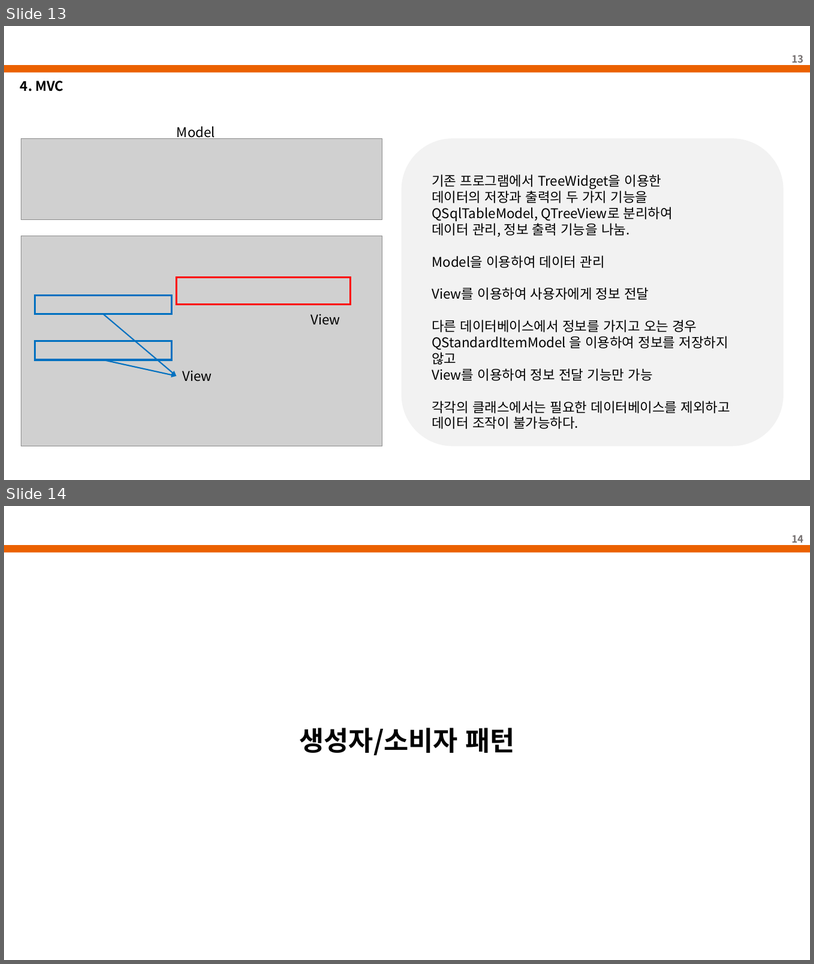
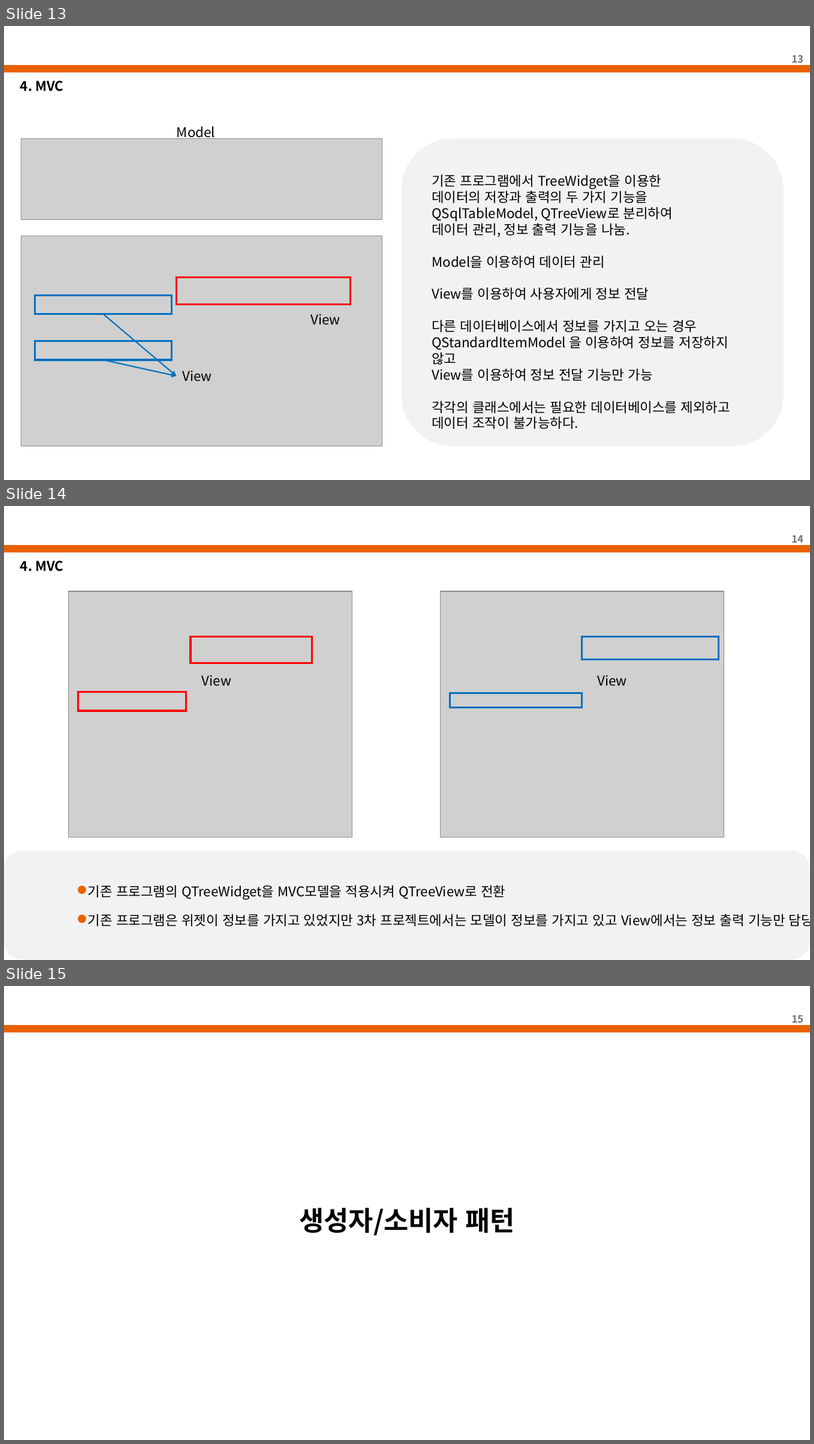
Before and after one commit to lee-jonggu/Oracle-DB, a slide deck: 3차 미니 프로젝트_이종구.pptx. Shown one above the other, each under a label of ours: slides 13 and 14 before the commit, slides 13, 14 and 15 after it. The pictures are 814x964 and 814x1444 pixels, drawn with LibreOffice and Linux fonts; fonts in the diff are those of the drawing; grey boxes stand for pictures; background and template pictures are left out. Boxes give left, top, right and bottom in pixels: in the first picture for what was removed or moved away, otherwise in the second. Text is boxed around its words. In the diff, an @@ line names an element or a change of style, - is before the commit and + after.

```diff
--- a/3차 미니 프로젝트_이종구.pptx
+++ b/3차 미니 프로젝트_이종구.pptx
@@ slide 14 added at (x1=4, y1=506, x2=810, y2=960), background #FFFFFF; not listed: 1 template element that a slide beside it also shows @@
@@ page number added at (x1=792, y1=535, x2=804, y2=546), 12 pt, text #767171, bold @@
+14
@@ text added at (x1=20, y1=561, x2=63, y2=571), 16 pt, text #000000, bold @@
+4. MVC
@@ picture added at (x1=69, y1=591, x2=353, y2=837) @@
@@ picture added at (x1=440, y1=591, x2=724, y2=837) @@
@@ rectangle added at (x1=191, y1=637, x2=312, y2=663), outline #FF0000 2.25 pt @@
@@ rectangle added at (x1=582, y1=637, x2=719, y2=660), outline #0070C0 2.25 pt @@
@@ text added at (x1=202, y1=675, x2=231, y2=686), 16 pt, text #000000 @@
+View
@@ text added at (x1=597, y1=675, x2=627, y2=686), 16 pt, text #000000 @@
+View
@@ rectangle added at (x1=78, y1=692, x2=186, y2=711), outline #FF0000 2.25 pt @@
@@ rectangle added at (x1=450, y1=693, x2=582, y2=708), outline #0070C0 2.25 pt @@
@@ rounded rectangle added at (x1=4, y1=850, x2=810, y2=959), fill #F2F2F2 @@
@@ ellipse added at (x1=78, y1=886, x2=86, y2=893), fill #EB6100, outline #EB6100 1 pt @@
@@ text added at (x1=88, y1=885, x2=506, y2=899), 16 pt, text #000000 @@
+기존 프로그램의 QTreeWidget을 MVC모델을 적용시켜 QTreeView로 전환
@@ ellipse added at (x1=78, y1=915, x2=86, y2=922), fill #EB6100, outline #EB6100 1 pt @@
@@ text added at (x1=88, y1=913, x2=810, y2=926), 16 pt, text #000000 @@
+기존 프로그램은 위젯이 정보를 가지고 있었지만 3차 프로젝트에서는 모델이 정보를 가지고 있고 View에서는 정보 출력 기능만 담당
@@ what was slide 14 is now slide 15 @@
@@ page number at (x1=792, y1=1015, x2=804, y2=1026): text changed @@
-14
+15
```
Also in this commit, not shown: 4 slides changed, 1 other file.
